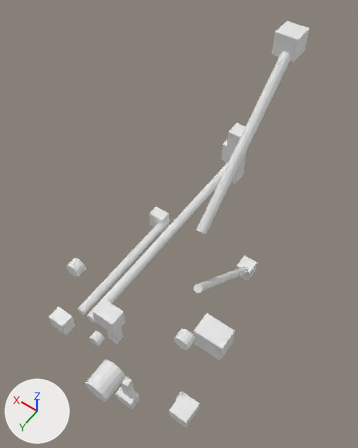
Before and after pictures for a commit that changed the OBJ model webots/meshes/butlerbot_skid_sensors.obj.
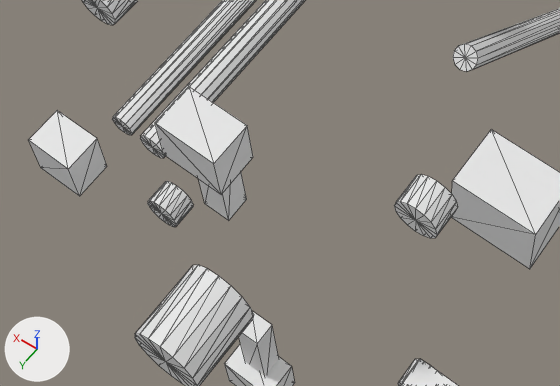
Old and new are each drawn whole from a 50 mm lens placed at (-0.334, 0.139, 0.98), pointed at (0.086, -0.45, 0.055) and again close up on the part from 11% to 64% of the width and 60% to 90% of the height. The lights are fixed; the arrows at lower left show +X, +Y and +Z. The first two pictures are the older version. The close-ups show mesh edges as thin lines. Where no turn or scale is listed for an object, it has been applied to the vertices.

In view in the first close-up: 'floor_pod', 'nadir_boom_r', 'radar_pedestal', 'rear_body', 'stereo_mast', 'us_front_body', 'us_front_right_cap', 'us_left_body', 'us_left_rail', 'us_rear_left_cap', 'us_right_body', 'us_right_rail' and 3 more.
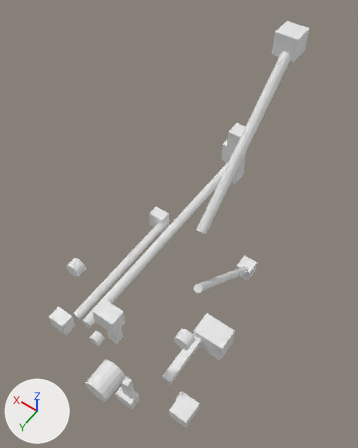
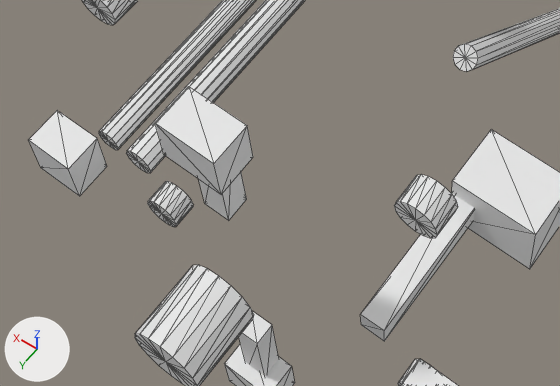
The edits, one by one:
me_radar_pedestal is used by ob_radar_pedestal; location (0.0, 0.0, 0.0).
me_radar_pedestal had 26 vertices, 48 faces and spanned x 0.135..0.155, y -0.48..-0.16, z -0.01..0.01.
me_radar_pedestal now has 26 vertices, 48 faces and spans x 0.135..0.155, y -0.479..-0.145, z -0.01..0.01.
me_radar_pedestal part 1: the whole mesh is scaled about its middle by (1, 1.04, 1), then moved by (0.0, 0.008, 0.0).
me_stereo_mast is used by ob_stereo_mast; location (0.0, 0.0, 0.0).
me_stereo_mast had 26 vertices, 48 faces and spanned x 0.103..0.127, y -0.78..-0.16, z -0.012..0.012.
me_stereo_mast now has 26 vertices, 48 faces and spans x 0.103..0.127, y -0.78..-0.145, z -0.012..0.012.
me_stereo_mast part 2: all 13 vertices in x 0.103..0.127, y -0.16, z -0.012..0.012 are moved by (0.0, 0.015, 0.0).
Mesh me_rear_post is new.
It is a box spanning x -0.11..-0.09, y -0.275..-0.145, z -0.01..0.01.
Object 'rear_post' (ob_rear_post) is new; it shows me_rear_post.
Its location is (0.0, 0.0, 0.0).

Location of each change, [x1, y1, x2, y2] in pixels of the close-ups (560 x 386 px):
'stereo_mast', reshaped
    before: [140, 0, 305, 158]
    after: [126, 0, 305, 173]
'radar_pedestal', rescaled
    before: [112, 0, 256, 135]
    after: [99, 0, 256, 150]
'rear_post', added
    after: [360, 193, 475, 342]
